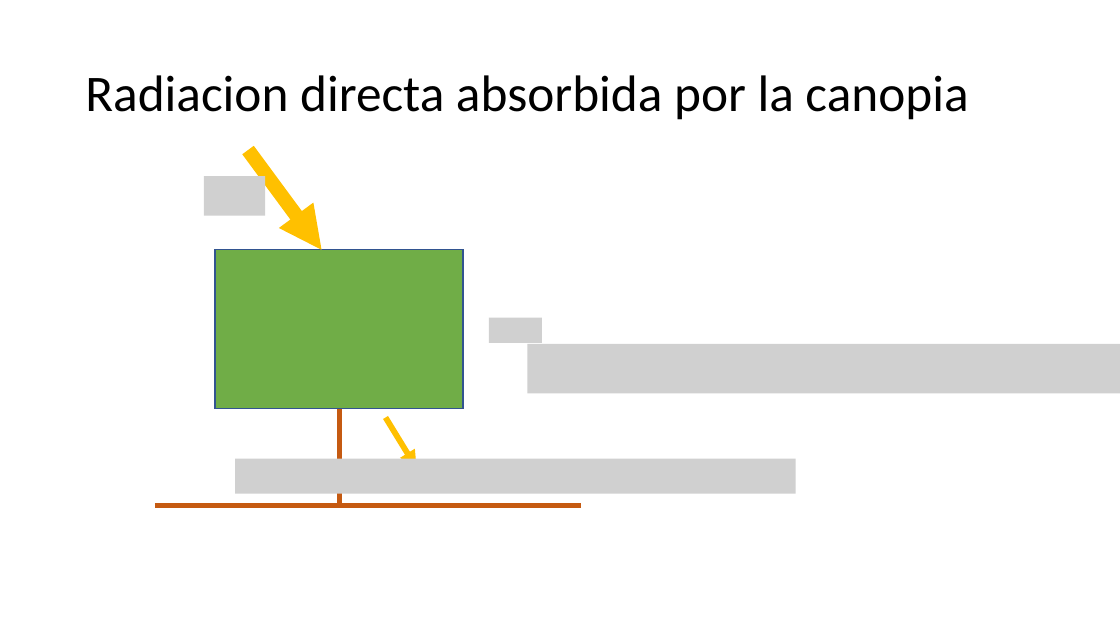
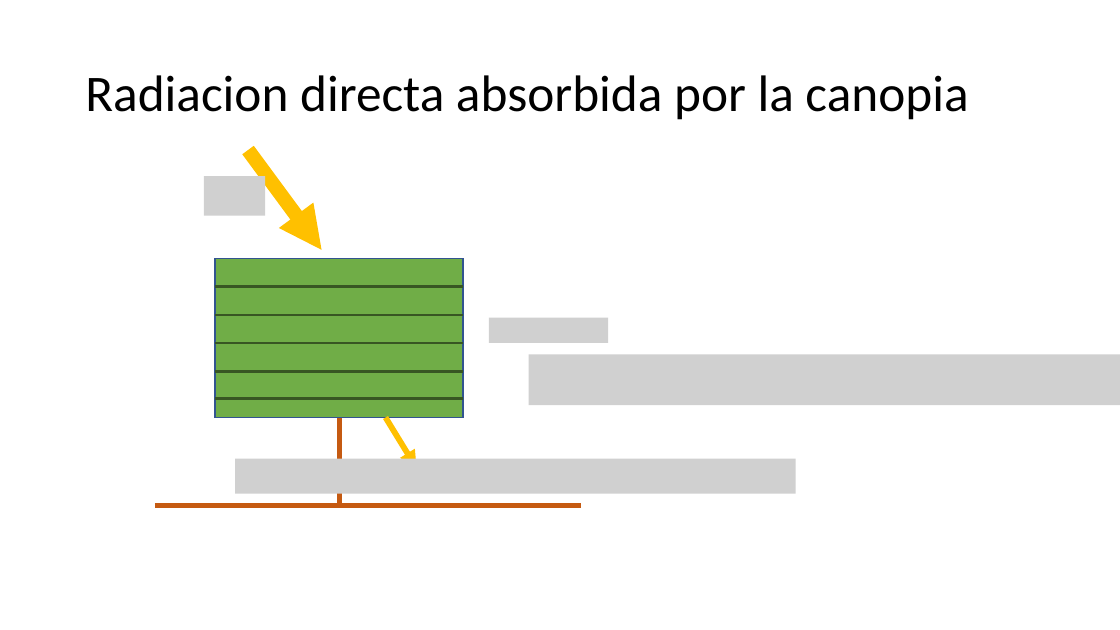
Before and after one commit to nicolasraabramm/BiometeorologiaR, a slide deck: slide 17 of Canopy_Interception.pptx (slide 16 before the commit). Drawn at 1120x630 pixels with LibreOffice and Linux fonts; fonts in the diff are those of the drawing; grey boxes stand for pictures. Boxes give left, top, right and bottom in pixels: in the first picture for what was removed or moved away, otherwise in the second. Text is boxed around its words. In the diff, an @@ line names an element or a change of style, - is before the commit and + after.

```diff
--- a/Canopy_Interception.pptx
+++ b/Canopy_Interception.pptx
@@ rectangle: place and size @@
-rectangle at <box>215,250,463,408</box>
+rectangle at <box>215,259,463,418</box>
@@ line added from (215, 287) to (463, 287), #385723 2.5 pt @@
@@ line added from (215, 315) to (463, 315), #385723 2.5 pt @@
@@ picture: place and size @@
-picture at <box>489,318,542,343</box>
+picture at <box>489,318,608,343</box>
@@ line added from (215, 343) to (463, 343), #385723 2.5 pt @@
@@ picture: place and size @@
-picture at <box>528,344,1120,393</box>
+picture at <box>528,355,1120,405</box>
@@ line added from (215, 371) to (463, 371), #385723 2.5 pt @@
@@ line added from (215, 399) to (463, 399), #385723 2.5 pt @@
```
Also in this commit, not shown: 2 other slides changed, 1 slide added, 3 other files.
